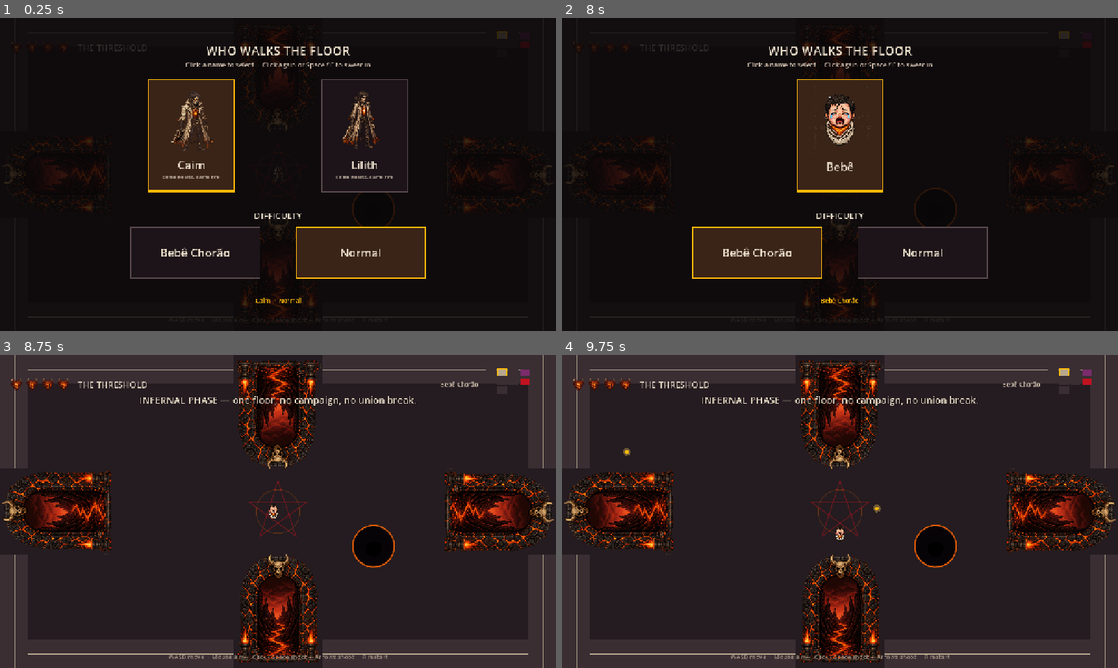
Above: before the commit, frames 1-4 (two rows, left to right).
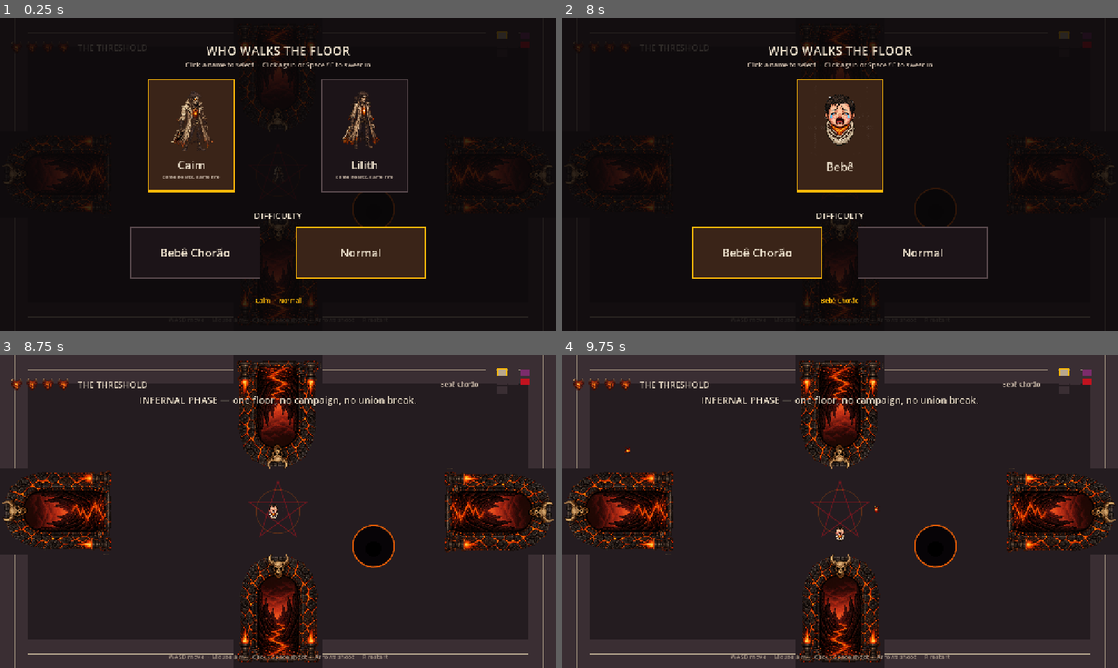
Above: after the commit, the same moments.

Repository: camiloprado/InfernalPhase
Game: Godot game, scene res://scenes/floor.tscn
Same seed, same stepped clock (60 frames per second), same inputs: the game is played once before the commit and once after it.
Inputs (mouse positions are in pixels of both pictures, inside the frame that each line leads up to):
- Up to frame 1 (0.25 s): no input
- Up to frame 2 (8 s): click "Normal" at 0.5 s; click "Normal" at 1.25 s; click "Caim" at 2 s; click "Lilith" at 2.75 s; click "Bebê Chorão" at 3.5 s; click "Bebê" at 4.25 s; tap A (move_left) every 0.75 s from 5 to 7.25 s; move the mouse to (962, 158) at 5.02 s; hold D (move_right) 5.03-5.78 s; tap Down (aim_down) at 5.1 s; click (962, 158) at 5.17 s; move the mouse to (728, 190) at 5.77 s; hold S (move_down) 5.78-6.53 s; tap Left (aim_left) at 5.85 s; move the mouse to (895, 105) at 6.52 s; hold D (move_right) 6.53-7.28 s; tap Right (aim_right) at 6.6 s; move the mouse to (812, 237) at 7.27 s; hold W (move_up) from 7.28 s (still down); tap Up (aim_up) at 7.35 s; click (812, 237) at 7.42 s
- Up to frame 3 (8.75 s): tap A (move_left) at 8 s; move the mouse to (444, 558) at 8.02 s; release W (move_up) at 8.03 s; hold A (move_left) from 8.03 s (still down); hold E (interact) from 8.03 s (still down)
- Up to frame 4 (9.75 s): tap R (restart) at 8.75 s; move the mouse to (673, 464) at 8.77 s; release E (interact) at 8.78 s; tap Space (shoot) at 8.85 s; move the mouse to (867, 511) at 9.52 s; release A (move_left) at 9.53 s; hold S (move_down) from 9.53 s (still down); tap J at 9.6 s; click (867, 511) at 9.67 s

Frames 1-3 are identical in both runs. In frame 4, less than 0.1% of the frame differs, in the area x 11-58%, y 29-51%.

Commit message:
Add pixel-art attack VFX and restore the Threshold pit drop.
Enemy and boss shots use the shots atlas instead of _draw circles.
Boss specials stamp beam, slam, and wisp sheets. Teleport tell is a
pentagram sprite. The environment buraco teleports to Deep again;
RING still has no pit.

Co-authored-by: camilovgprado21 <camilovgprado21@gmail.com>

Diff:
--- a/scripts/bullet.gd
+++ b/scripts/bullet.gd
@@ -21,6 +21,10 @@
 var pierce_left := 0
 var burn := false
 var _hit: Dictionary = {}
+var _shot_art := ""
+var _spr: AnimatedSprite2D
+
+const SHOT_SHEET := "res://assets/sprites/shots.png"
 
 @onready var _shape: CollisionShape2D = $CollisionShape2D
 
@@ -41,7 +45,8 @@
 		p_sine_amp: float = 0.0,
 		p_sine_freq: float = 8.0,
 		p_sine_phase: float = 0.0,
-		p_angular: float = 0.0
+		p_angular: float = 0.0,
+		p_art: String = ""
 	) -> void:
 	origin = p_origin
 	global_position = p_origin
@@ -71,6 +76,7 @@
 		_shape = CollisionShape2D.new()
 		add_child(_shape)
 	_shape.shape = circle
+	bind_shot(p_art)
 	queue_redraw()
 
 
@@ -87,10 +93,70 @@
 		if not is_zero_approx(angular):
 			velocity = velocity.rotated(angular * delta)
 		global_position += velocity * delta
-	queue_redraw()
+	if _spr:
+		_spr.rotation = dir.angle()
+	else:
+		queue_redraw()
+
+
+func bind_shot(art: String) -> void:
+	_shot_art = art
+	if _spr:
+		_spr.queue_free()
+		_spr = null
+	var row := _shot_row()
+	_spr = Sprites.actor(
+		SHOT_SHEET,
+		4,
+		8,
+		{"fly": {"row": row, "fps": 12.0, "loop": true}},
+		maxf(radius * 5.2, 24.0)
+	)
+	if _spr:
+		add_child(_spr)
+		_spr.rotation = dir.angle()
+
+
+func _shot_row() -> int:
+	var key := _shot_art
+	if deflected:
+		key = "deflect"
+	elif key.is_empty():
+		if not from_enemy:
+			key = "player"
+		elif color.is_equal_approx(Palette.ROBE_LIGHT):
+			key = "cantor"
+		elif color.is_equal_approx(Palette.BONE):
+			key = "bone"
+		elif color.is_equal_approx(Palette.HELL_RED):
+			key = "boss"
+		elif color.is_equal_approx(Palette.EMBER_HOT):
+			key = "ember"
+		else:
+			key = "imp"
+	match key:
+		"player":
+			return 0
+		"imp":
+			return 1
+		"wretch":
+			return 2
+		"cantor":
+			return 3
+		"boss":
+			return 4
+		"ember":
+			return 5
+		"bone":
+			return 6
+		"deflect":
+			return 7
+	return 1
 
 
 func _draw() -> void:
+	if _spr:
+		return
 	var glow := color.lightened(0.35)
 	glow.a = 0.35
 	if deflected:
@@ -119,6 +185,7 @@
 	collision_layer = 8
 	collision_mask = 5
 	Game.shake.emit(4.0)
+	bind_shot("deflect")
 	queue_redraw()
 
 
--- a/scripts/enemy.gd
+++ b/scripts/enemy.gd
@@ -42,6 +42,7 @@
 var special_pick := 0
 var _burn_left := 0.0
 var _burn_dmg := 0
+var _tele_fx: AnimatedSprite2D
 
 const SPECIAL_AT := [0.8, 0.6, 0.4, 0.2]
 
@@ -206,7 +207,7 @@
 			return
 		var lateral := sin(i * 0.55) * amp
 		var origin := global_position + aim * (radius + 8.0) + perp * lateral
-		floor_node.spawn_bullet(origin, aim, spd, true, Palette.ROBE_LIGHT, 6.0, 0.0)
+		floor_node.spawn_bullet(origin, aim, spd, true, Palette.ROBE_LIGHT, 6.0, 0.0, 8.0, 0.0, 0.0, "cantor")
 		await get_tree().create_timer(gap).timeout
 	wave_busy = false
 
@@ -265,7 +266,9 @@
 			5.8,
 			38.0,
 			7.0,
-			i * 0.4
+			i * 0.4,
+			0.0,
+			"cantor"
 		)
 		await get_tree().create_timer(0.055).timeout
 
@@ -277,7 +280,7 @@
 	var start := -arc_deg * 0.5 * (count - 1)
 	for i in count:
 		var a := deg_to_rad(start + arc_deg * i)
-		floor_node.spawn_bullet(global_position + aim.rotated(a) * (radius + 6.0), aim.rotated(a), spd, true, col, rad)
+		floor_node.spawn_bullet(global_position + aim.rotated(a) * (radius + 6.0), aim.rotated(a), spd, true, col, rad, 0.0, 8.0, 0.0, 0.0, _shot_key(col))
 
 
 func _ring(count: int, spd: float, offset_deg: float, col: Color, rad: float) -> void:
@@ -287,7 +290,7 @@
 	for i in count:
 		var a := deg_to_rad(offset_deg + i * (360.0 / count))
 		var d := Vector2.RIGHT.rotated(a)
-		floor_node.spawn_bullet(global_position + d * (radius + 8.0), d, spd, true, col, rad)
+		floor_node.spawn_bullet(global_position + d * (radius + 8.0), d, spd, true, col, rad, 0.0, 8.0, 0.0, 0.0, _shot_key(col))
 
 
 func _spiral(count: int, spd: float, ang: float) -> void:
@@ -297,7 +300,7 @@
 	for i in count:
 		var a := TAU * float(i) / float(count) + ring_off * 0.04
 		var d := Vector2.RIGHT.rotated(a)
-		floor_node.spawn_bullet(global_position + d * (radius + 8.0), d, spd, true, Palette.EMBER, 6.0, 0.0, 8.0, 0.0, ang * (1.0 if i % 2 == 0 else -1.0))
+		floor_node.spawn_bullet(global_position + d * (radius + 8.0), d, spd, true, Palette.EMBER, 6.0, 0.0, 8.0, 0.0, ang * (1.0 if i % 2 == 0 else -1.0), "ember")
 
 
 func _cross() -> void:
@@ -308,7 +311,26 @@
 	for d in [base, base.orthogonal(), -base, -base.orthogonal()]:
 		for k in 3:
 			var spread := deg_to_rad((k - 1) * 8.0)
-			floor_node.spawn_bullet(global_position + d.rotated(spread) * (radius + 8.0), d.rotated(spread), 195.0, true, Palette.BONE, 6.0)
+			floor_node.spawn_bullet(global_position + d.rotated(spread) * (radius + 8.0), d.rotated(spread), 195.0, true, Palette.BONE, 6.0, 0.0, 8.0, 0.0, 0.0, "bone")
+
+
+func _shot_key(col: Color = Color(0, 0, 0, 0)) -> String:
+	match kind:
+		Kind.IMP:
+			return "imp"
+		Kind.WRETCH:
+			return "wretch"
+		Kind.CULTIST:
+			return "cantor"
+		Kind.BOSS:
+			if col.a > 0.0 and col.is_equal_approx(Palette.HELL_RED):
+				return "boss"
+			if col.a > 0.0 and col.is_equal_approx(Palette.BONE):
+				return "bone"
+			if col.a > 0.0 and col.is_equal_approx(Palette.ROBE_LIGHT):
+				return "cantor"
+			return "ember"
+	return "imp"
 
 
 func apply_burn(amount: int, delay: float) -> void:
@@ -502,6 +524,8 @@
 			})
 		_:
 			pass
+	if kind == Kind.BOSS:
+		_bind_tele_fx()
 
 
 func _setup_imp_art() -> void:
@@ -640,7 +664,31 @@
 	return "down" if v.y >= 0.0 else "up"
 
 
+func _bind_tele_fx() -> void:
+	if _tele_fx:
+		_tele_fx.queue_free()
+		_tele_fx = null
+	_tele_fx = Sprites.actor(
+		"res://assets/sprites/fx_tele.png",
+		4,
+		1,
+		{"pulse": {"row": 0, "fps": 8.0, "loop": true}},
+		78.0
+	)
+	if _tele_fx:
+		_tele_fx.visible = false
+		_tele_fx.z_index = 4
+		add_child(_tele_fx)
+
+
 func _tick_art(delta: float) -> void:
+	if _tele_fx:
+		var show := kind == Kind.BOSS and tele_wind > 0.0
+		_tele_fx.visible = show
+		if show:
+			_tele_fx.global_position = tele_dest
+			if _tele_fx.animation != &"pulse":
+				_tele_fx.play("pulse")
 	if not art or _sprite == null:
 		return
 	attack_t = maxf(attack_t - delta, 0.0)
@@ -668,7 +716,7 @@
 
 
 func _draw_art_fx() -> void:
-	if kind == Kind.BOSS and tele_wind > 0.0:
+	if kind == Kind.BOSS and tele_wind > 0.0 and _tele_fx == null:
 		var dest := to_local(tele_dest)
 		var pulse := 0.55 + 0.45 * sin(visual_rot * 8.0)
 		draw_arc(dest, 28.0 + pulse * 10.0, 0.0, TAU, 24, Palette.EMBER_HOT, 4.0, true)
--- a/scripts/floor.gd
+++ b/scripts/floor.gd
@@ -93,7 +93,10 @@
 	for room in rooms.values():
 		(room as Room).finalize()
 	if rooms.has(Vector2i.ZERO):
-		(rooms[Vector2i.ZERO] as Room).add_pit()
+		var drop: Room = rooms.get(Vector2i(0, 2))
+		if drop == null:
+			drop = rooms.get(Vector2i(0, 1))
+		(rooms[Vector2i.ZERO] as Room).add_pit(drop)
 
 
 func _spawn_player() -> void:
@@ -196,11 +199,12 @@
 		sine_amp: float = 0.0,
 		sine_freq: float = 8.0,
 		sine_phase: float = 0.0,
-		angular: float = 0.0
+		angular: float = 0.0,
+		art: String = ""
 	) -> Bullet:
 	var b: Bullet = _bullet_scene.instantiate()
 	projectiles.add_child(b)
-	b.setup(origin, dir, speed, from_enemy, color, radius, sine_amp, sine_freq, sine_phase, angular)
+	b.setup(origin, dir, speed, from_enemy, color, radius, sine_amp, sine_freq, sine_phase, angular, art)
 	return b
 
 
@@ -267,18 +271,24 @@
 	return pool[Game.rng.randi() % pool.size()]
 
 
-func fall_from(src: Room) -> void:
+func fall_from(src: Room, dest: Room = null) -> void:
 	if _fall_cd > 0.0 or player == null or Game.is_dead:
 		return
-	_fall_cd = 1.1
+	_fall_cd = 1.2
 	src.arm_pit(false)
 	player.i_timer = maxf(player.i_timer, 0.7)
-	var away := (player.global_position - (src.global_position + src.pit_center)).normalized()
-	if away.length() < 0.15:
-		away = Vector2.UP
-	player.knockback = away * 360.0
-	player.take_hit(src)
-	Game.say("Ash gives. You catch the rim.", 1.5)
+	if dest == null or dest == src:
+		var away := (player.global_position - (src.global_position + src.pit_center)).normalized()
+		if away.length() < 0.15:
+			away = Vector2.UP
+		player.knockback = away * 360.0
+		player.take_hit(src)
+		Game.say("Ash gives. You catch the rim.", 1.5)
+		return
+	player.global_position = dest.landing_global()
+	Game.shake.emit(9.0)
+	Game.say("The floor gives way.", 1.6)
+	_enter_room(dest, false)
 
 
 func on_enemy_died(enemy: Enemy) -> void:
--- a/scripts/hazard.gd
+++ b/scripts/hazard.gd
@@ -3,6 +3,10 @@
 ## Telegraphed area attack used by The Infernal Phase.
 
 enum Kind { CROSS, DIAG, SLAM, LANES, RING }
+
+const BEAM_SHEET := "res://assets/sprites/fx_beam.png"
+const SLAM_SHEET := "res://assets/sprites/fx_slam.png"
+const WISP_SHEET := "res://assets/sprites/fx_wisp.png"
 
 var kind: Kind = Kind.CROSS
 var telegraph := 0.9
@@ -19,6 +23,9 @@
 var ring_outer := 520.0
 var lane_h := 168.0
 var inner_top := 0.0
+var _fx: Array[Node] = []
+var _slam: AnimatedSprite2D
+var _has_art := false
 
 
 func setup(p_kind: int, p_origin: Vector2, room: Room) -> void:
@@ -53,6 +60,7 @@
 			ring_inner = 100.0
 			ring_outer = maxf(room_rect.size.x, room_rect.size.y) * 0.72
 	Game.shake.emit(7.0)
+	_build_art()
 
 
 func _physics_process(delta: float) -> void:
@@ -60,6 +68,7 @@
 	if not hot and age >= telegraph:
 		hot = true
 		Game.shake.emit(14.0)
+		_play_hot()
 	if hot and kind == Kind.SLAM:
 		var t := clampf((age - telegraph) / maxf(active, 0.01), 0.0, 1.0)
 		slam_r = lerpf(64.0, slam_max, t)
@@ -68,7 +77,9 @@
 		return
 	if hot:
 		_try_hit()
-	queue_redraw()
+	_sync_art()
+	if not _has_art:
+		queue_redraw()
 
 
 func _try_hit() -> void:
@@ -106,7 +117,124 @@
 	return absf(v.x * d.y - v.y * d.x)
 
 
+func _build_art() -> void:
+	match kind:
+		Kind.CROSS:
+			_stamp_line(Vector2(room_rect.position.x, origin.y), Vector2(room_rect.end.x, origin.y), 58.0, 52.0)
+			_stamp_line(Vector2(origin.x, room_rect.position.y), Vector2(origin.x, room_rect.end.y), 58.0, 52.0)
+		Kind.DIAG:
+			_stamp_line(_edge(origin, Vector2.ONE), _edge(origin, -Vector2.ONE), 58.0, 52.0)
+			_stamp_line(_edge(origin, Vector2(1, -1)), _edge(origin, Vector2(-1, 1)), 58.0, 52.0)
+		Kind.SLAM:
+			_slam = _add_anim(
+				SLAM_SHEET,
+				4,
+				2,
+				{"warn": {"row": 0, "fps": 8.0, "loop": true}, "hot": {"row": 1, "fps": 12.0, "loop": true}},
+				128.0
+			)
+			if _slam:
+				_slam.position = to_local(origin)
+		Kind.LANES:
+			for i in 3:
+				if i == safe_lane:
+					continue
+				var y := inner_top + lane_h * (float(i) + 0.5)
+				_stamp_line(Vector2(room_rect.position.x, y), Vector2(room_rect.end.x, y), 64.0, 56.0)
+		Kind.RING:
+			_stamp_ring(ring_inner + 28.0, 18, 34.0)
+			_stamp_ring((ring_inner + ring_outer) * 0.5, 26, 40.0)
+			_stamp_ring(ring_outer - 36.0, 32, 36.0)
+	_has_art = not _fx.is_empty()
+	_play_warn()
+
+
+func _edge(from: Vector2, dir: Vector2) -> Vector2:
+	var d := dir.normalized() * 10.0
+	var p := from
+	for _i in 220:
+		var nxt := p + d
+		if not room_rect.has_point(nxt):
+			return p
+		p = nxt
+	return p
+
+
+func _stamp_line(a: Vector2, b: Vector2, step: float, tall: float) -> void:
+	var span := b - a
+	var length := span.length()
+	if length < 8.0:
+		return
+	var n := maxi(int(round(length / step)), 1)
+	var ang := span.angle() + PI * 0.5
+	for i in n:
+		var t := (float(i) + 0.5) / float(n)
+		var spr := _add_anim(
+			BEAM_SHEET,
+			4,
+			2,
+			{"warn": {"row": 0, "fps": 8.0, "loop": true}, "hot": {"row": 1, "fps": 12.0, "loop": true}},
+			tall
+		)
+		if spr == null:
+			return
+		spr.position = to_local(a + span * t)
+		spr.rotation = ang
+
+
+func _stamp_ring(radius: float, count: int, tall: float) -> void:
+	for i in count:
+		var a := TAU * float(i) / float(count)
+		var spr := _add_anim(
+			WISP_SHEET,
+			4,
+			1,
+			{"burn": {"row": 0, "fps": 10.0, "loop": true}},
+			tall
+		)
+		if spr == null:
+			return
+		spr.position = to_local(origin) + Vector2.RIGHT.rotated(a) * radius
+		spr.rotation = a + PI * 0.5
+
+
+func _add_anim(path: String, cols: int, rows: int, anims: Dictionary, tall: float) -> AnimatedSprite2D:
+	var spr := Sprites.actor(path, cols, rows, anims, tall)
+	if spr == null:
+		return null
+	spr.modulate = Color(1, 1, 1, 0.58)
+	add_child(spr)
+	_fx.append(spr)
+	return spr
+
+
+func _play_warn() -> void:
+	for n in _fx:
+		if n is AnimatedSprite2D and (n as AnimatedSprite2D).sprite_frames:
+			var spr := n as AnimatedSprite2D
+			if spr.sprite_frames.has_animation("warn"):
+				spr.play("warn")
+
+
+func _play_hot() -> void:
+	for n in _fx:
+		if n is AnimatedSprite2D and (n as AnimatedSprite2D).sprite_frames:
+			var spr := n as AnimatedSprite2D
+			if spr.sprite_frames.has_animation("hot"):
+				spr.play("hot")
+			spr.modulate = Color(1.2, 0.78, 0.55, 1.0)
+
+
+func _sync_art() -> void:
+	if _slam:
+		var diam := slam_r * 2.15
+		_slam.scale = Vector2.ONE * (diam / 128.0)
+		_slam.position = to_local(origin)
+
+
 func _draw() -> void:
+	if _has_art:
+		return
 	var col := Palette.EMBER_HOT if not hot else Palette.HELL_RED
 	var a := 0.28 if not hot else 0.5
 	col.a = a
@@ -132,8 +260,6 @@
 			var mid := (ring_inner + ring_outer) * 0.5
 			draw_arc(local_o, mid, 0.0, TAU, 64, col, ring_outer - ring_inner, true)
 			draw_arc(local_o, ring_inner, 0.0, TAU, 40, Palette.BONE, 4.0, true)
-			if not hot:
-				draw_arc(local_o, ring_inner - 8.0, 0.0, TAU, 32, Palette.EMBER_HOT, 2.0, true)
 
 
 func _draw_bar(center: Vector2, size: Vector2, col: Color) -> void:
--- a/scripts/player.gd
+++ b/scripts/player.gd
@@ -145,7 +145,7 @@
 		var a := deg_to_rad(start + arc * float(i))
 		var dir := aim.rotated(a)
 		var muzzle := global_position + dir * (RADIUS + 8.0)
-		var shot := floor_node.spawn_bullet(muzzle, dir, spd, false, col, rad)
+		var shot := floor_node.spawn_bullet(muzzle, dir, spd, false, col, rad, 0.0, 8.0, 0.0, 0.0, "player")
 		if shot:
 			shot.damage = Game.shot_damage()
 			shot.pierce_left = Game.pierce
--- a/scripts/room.gd
+++ b/scripts/room.gd
@@ -32,6 +32,7 @@
 var _built := false
 var has_pit := false
 var pit_center := Vector2.ZERO
+var pit_dest: Room = null
 var _pit_area: Area2D
 const PIT_SHEET := "res://assets/env/pit.png"
 
@@ -602,8 +603,15 @@
 		seal.color = Palette.EMBER_HOT
 
 
-func add_pit() -> void:
+func landing_global() -> Vector2:
+	if has_pit:
+		return global_position + size * 0.5 + Vector2(-140, -20)
+	return center_global() + Vector2(-90, 36)
+
+
+func add_pit(dest: Room = null) -> void:
 	has_pit = true
+	pit_dest = dest
 	pit_center = size * 0.5 + Vector2(220, 80)
 	var spr := Sprite2D.new()
 	if ResourceLoader.exists(PIT_SHEET):
@@ -653,7 +661,7 @@
 		return
 	var floor_node := get_tree().get_first_node_in_group("floor") as Floor
 	if floor_node:
-		floor_node.fall_from(self)
+		floor_node.fall_from(self, pit_dest)
 
 
 func _spawn_npc() -> void:
Binary file added: assets/sprites/fx_beam.png
Not shown, added: assets/sprites/fx_beam.png.import
Binary file added: assets/sprites/fx_ring.png
Not shown, added: assets/sprites/fx_ring.png.import
Binary file added: assets/sprites/fx_slam.png
Not shown, added: assets/sprites/fx_slam.png.import
Binary file added: assets/sprites/fx_tele.png
Not shown, added: assets/sprites/fx_tele.png.import
Binary file added: assets/sprites/fx_wisp.png
Not shown, added: assets/sprites/fx_wisp.png.import
Binary file added: assets/sprites/shots.png
Not shown, added: assets/sprites/shots.png.import
(and 1 more such lines)
